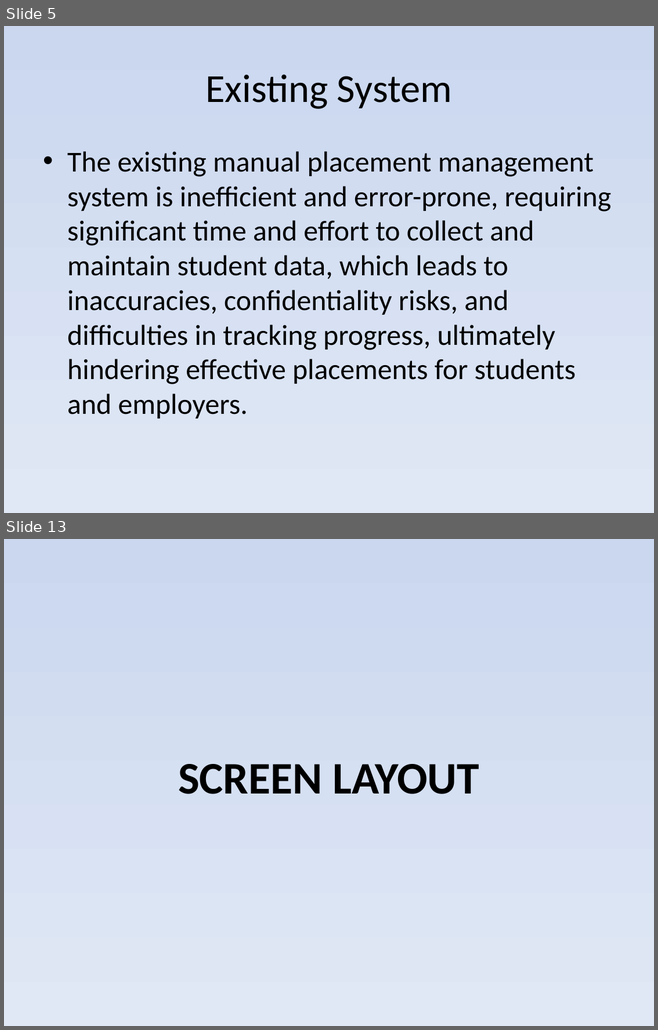
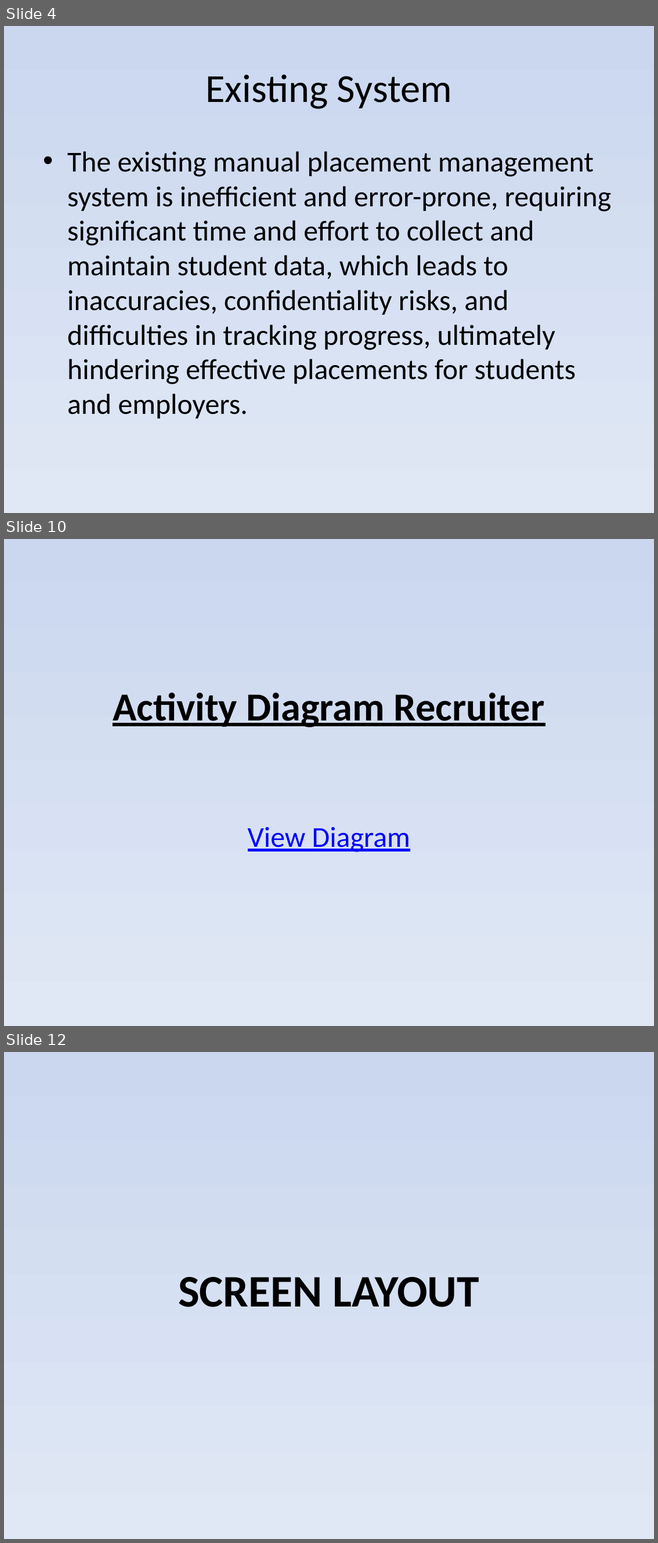
Before and after one commit to Tirthpatel810/cprs, a slide deck: docs/MCA_Mini_Project.pptx. Shown one above the other, each under a label of ours: slides 5 and 13 before the commit, slides 4, 10 and 12 after it; the slides between them are not shown. The pictures are 658x1030 and 658x1543 pixels, drawn with LibreOffice and Linux fonts; fonts in the diff are those of the drawing. Boxes give left, top, right and bottom in pixels: in the first picture for what was removed or moved away, otherwise in the second. Text is boxed around its words. In the diff, an @@ line names an element or a change of style, - is before the commit and + after.

```diff
--- a/docs/MCA_Mini_Project.pptx
+++ b/docs/MCA_Mini_Project.pptx
@@ slide 10 added at [4,539,654,1026], background gradient #9AB5E4 to #CBD7EF to #E1E8F5 @@
@@ title added at [112,693,545,727], 44 pt, text #000000, bold, underline @@
+Activity Diagram Recruiter
@@ subtitle added at [248,827,410,852], 32 pt, text #0000FF, underline @@
+View Diagram
@@ what was slide 5 is now slide 4 @@
@@ what was slide 13 is now slide 12 @@
```
Also in this commit, not shown: 11 slides changed, 3 other slides added, 4 slides removed, 10 other files.
